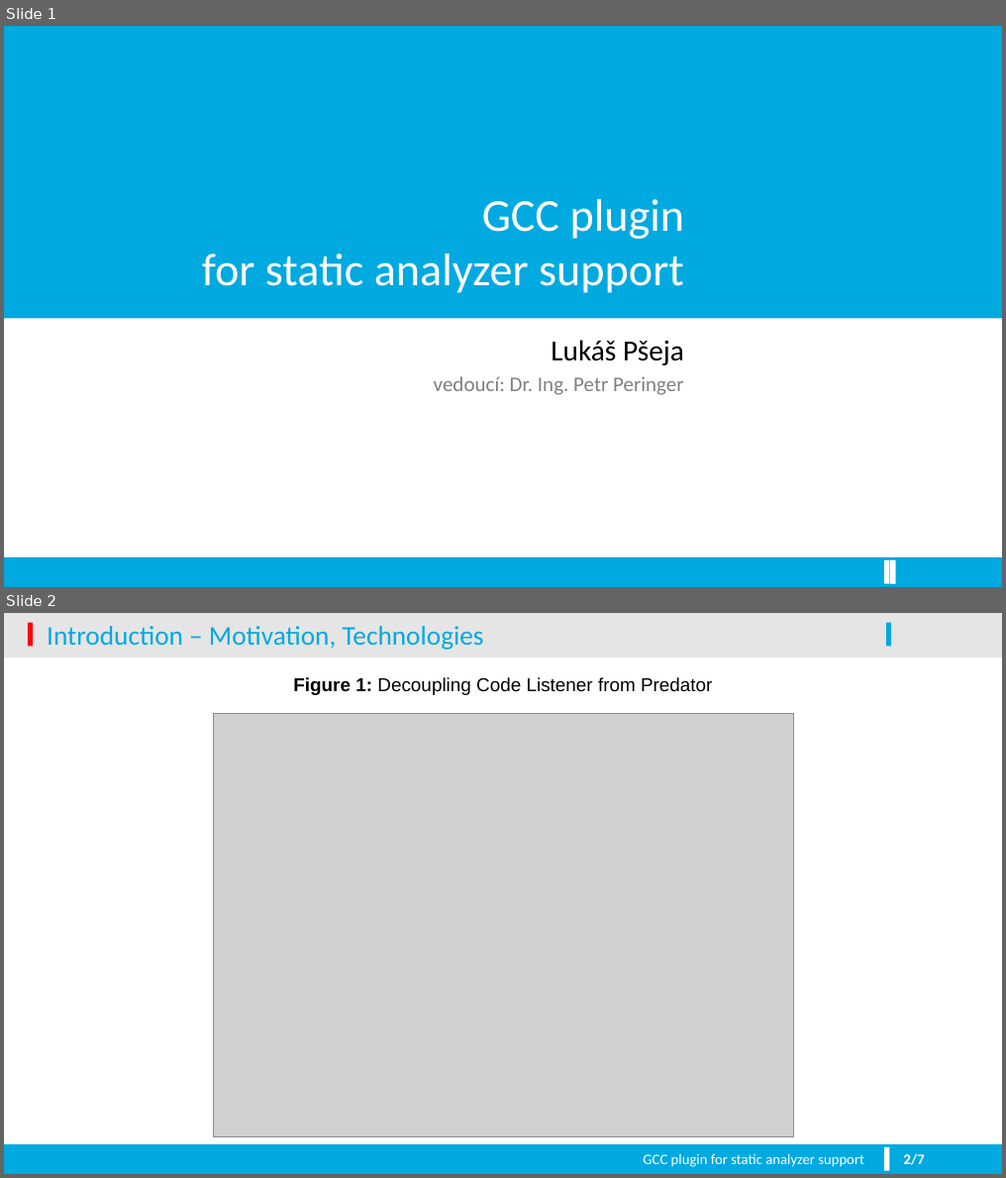
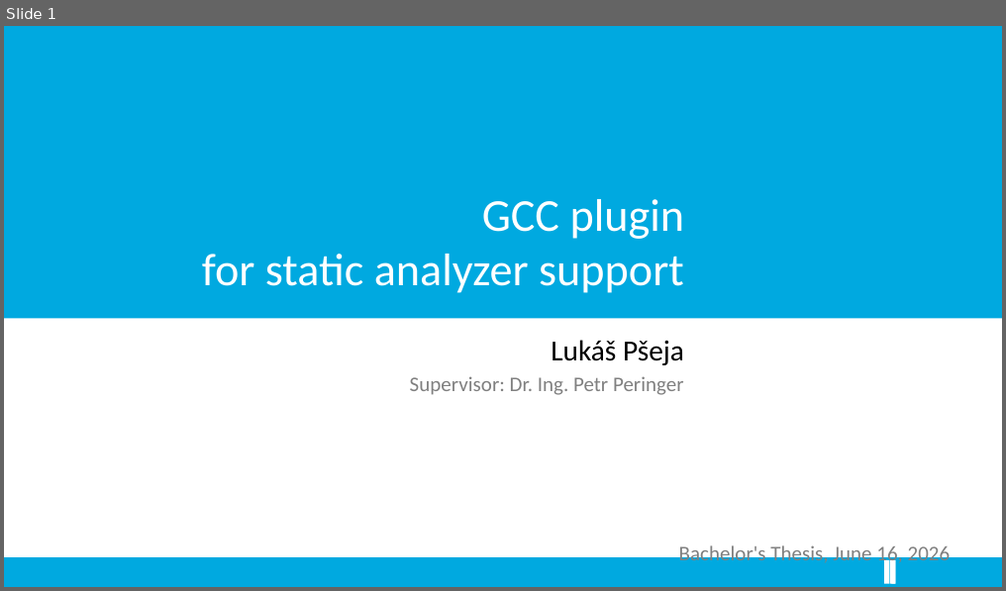
Before and after one commit to pseja/gcc-plugin-for-static-analyzer-support, a slide deck: xpsejal00-gcc-plugin-for-static-analyzer-support.odp. Shown one above the other, each under a label of ours: slides 1 and 2 before the commit, slide 1 after it. The pictures are 1006x1178 and 1006x591 pixels, drawn with LibreOffice and Linux fonts; fonts in the diff are those of the drawing; grey boxes stand for pictures; background and template pictures are left out. Boxes give left, top, right and bottom in pixels: in the first picture for what was removed or moved away, otherwise in the second. Text is boxed around its words. In the diff, an @@ line names an element or a change of style, - is before the commit and + after.

```diff
--- a/xpsejal00-gcc-plugin-for-static-analyzer-support.odp
+++ b/xpsejal00-gcc-plugin-for-static-analyzer-support.odp
@@ slide 2 removed at (x1=4, y1=613, x2=1002, y2=1174), background #FFFFFF; not listed: 4 template elements that a slide beside it also shows @@
@@ rectangle removed at (x1=27, y1=623, x2=33, y2=647) @@
@@ title removed at (x1=47, y1=626, x2=484, y2=650) @@
-Introduction – Motivation, Technologies
@@ rectangle removed at (x1=887, y1=623, x2=892, y2=647) @@
@@ text removed at (x1=293, y1=677, x2=712, y2=695) @@
-Figure 1: Decoupling Code Listener from Predator
@@ picture removed at (x1=213, y1=713, x2=793, y2=1137) @@
@@ text removed at (x1=643, y1=1154, x2=864, y2=1167) @@
-GCC plugin for static analyzer support
@@ page number removed at (x1=903, y1=1155, x2=910, y2=1164) @@
-2
@@ text removed at (x1=911, y1=1154, x2=925, y2=1165) @@
-2/7
@@ slide 1 changed as well @@
@@ subtitle at (x1=410, y1=376, x2=684, y2=395): text changed @@
-vedoucí: Dr. Ing. Petr Peringer
+Supervisor: Dr. Ing. Petr Peringer
@@ text added at (x1=679, y1=544, x2=950, y2=568), 20 pt, text #808080 @@
+Bachelor's Thesis, June 16, 2026
```
Also in this commit, not shown: 5 other slides changed, 6 slides added, 25 other files.
